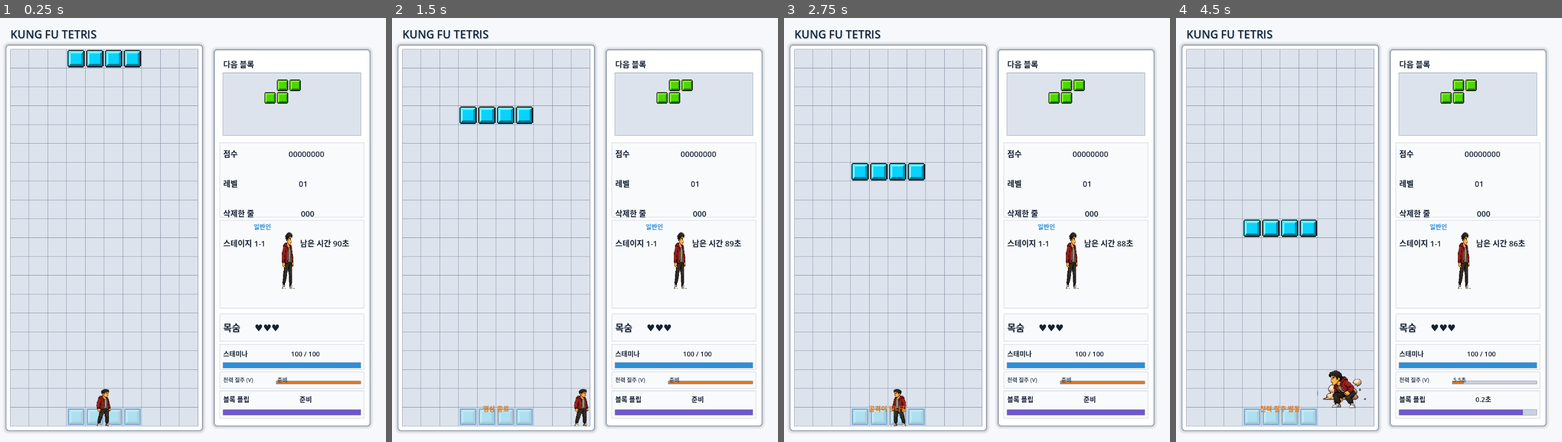
Above: before the commit, frames 1-4 (left to right).
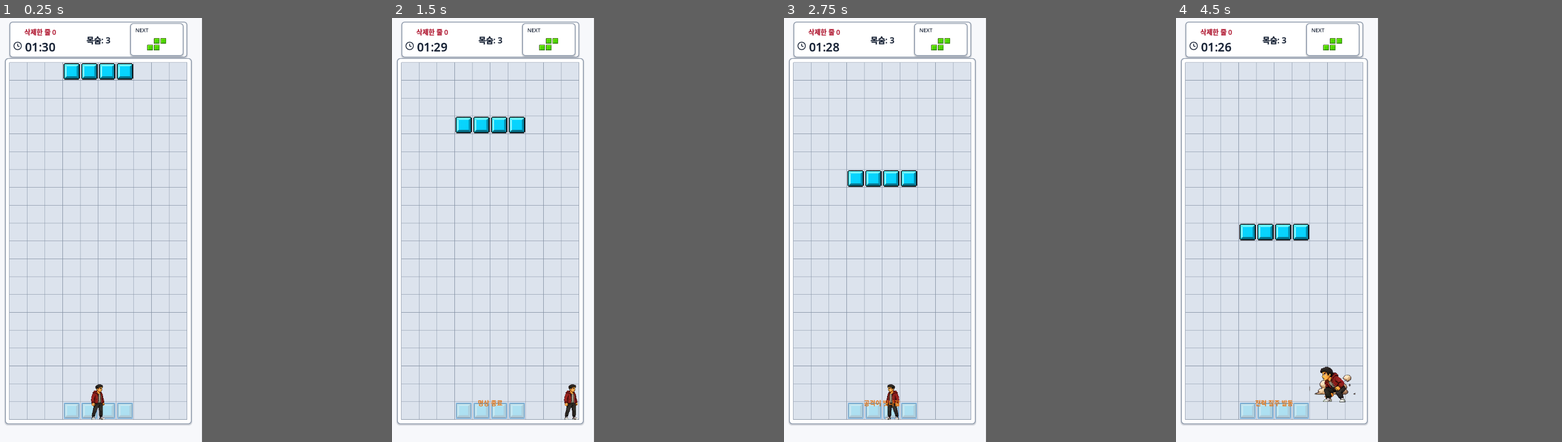
Above: after the commit, the same moments.

Repository: ydev2388/player_tetris
Game: Godot game, scene res://scenes/main.tscn
The game is run twice, just before and just after one commit, with the same random seed, the same clock (stepped at 60 frames per second) and the same inputs. This scene is started directly instead of the project's main scene.
Inputs (mouse positions are in pixels of both pictures, inside the frame that each line leads up to):
- Up to frame 1 (0.25 s): no input
- Up to frame 2 (1.5 s): tap Enter at 0.5 s; move the mouse to (669, 208) at 0.52 s; hold C (character_grab) 0.53-1.28 s; hold Right (character_right) from 0.53 s (still down); click (669, 208) at 0.67 s; tap Z (character_jump) at 0.77 s; move the mouse to (503, 251) at 1.27 s; tap Down (character_meditate) at 1.35 s
- Up to frame 3 (2.75 s): tap Z (character_jump) at 1.52 s; move the mouse to (1011, 136) at 2.02 s; release Right (character_right) at 2.03 s; hold Left (character_left) from 2.03 s (still down); tap X (character_punch) at 2.1 s
- Up to frame 4 (4.5 s): move the mouse to (1345, 314) at 2.77 s; release Left (character_left) at 2.78 s; hold Right (character_right) 2.78-4.28 s; tap S (character_rotation_kick) at 2.85 s; click (1345, 314) at 2.92 s; tap Z (character_jump) at 3.02, 3.77 s; move the mouse to (1484, 293) at 3.52 s; tap V (character_special) at 3.6 s; move the mouse to (1249, 166) at 4.27 s; hold Left (character_left) from 4.28 s (still down); tap Space at 4.35 s
In our replay, the window is 740x800 before the commit and 392x800 after it. These sizes can differ from the game's own. Grey fills any space a smaller window leaves; there, only what the larger window draws over its background counts as a difference.

The runs differ from the first frame. In frame 1, 22% of the frame differs, in the area x 1-97%, y 0-98%; in frame 2, 23%; in frame 3, 23%; in frame 4, 23%.

Commit message:
feat: adopt stage-system gameplay UI

Diff:
--- a/scenes/main.tscn
+++ b/scenes/main.tscn
@@ -54,6 +54,7 @@
 shape = SubResource("RectangleShape2D_character")
 
 [node name="Sprite" type="Sprite2D" parent="BoardPhysics/Character"]
+position = Vector2(0, 40)
 texture_filter = 1
 texture = ExtResource("5_character_texture")
 region_enabled = true
--- a/scripts/character_controller.gd
+++ b/scripts/character_controller.gd
@@ -2080,7 +2080,10 @@
 	sprite.region_enabled = true
 	sprite.region_rect = region
 	sprite.scale = target_size / region.size
-	sprite.position = ANIMATION_DATA.display_offset_for(character_id)
+	sprite.position = (
+		ANIMATION_DATA.display_offset_for(character_id)
+		+ MainLayout.BOARD_VISUAL_OFFSET
+	)
 
 
 ## 상황: sprite 표시와 픽셀 마스크 역매핑이 같은 화면 크기를 사용해야 할 때 호출한다.
--- a/scripts/game_view.gd
+++ b/scripts/game_view.gd
@@ -19,7 +19,8 @@
 const GAME_VIEWPORT_SIZE: Vector2i = MainLayout.GAME_VIEWPORT_SIZE
 const BOARD_ORIGIN: Vector2 = MainLayout.BOARD_ORIGIN
 const BOARD_SIZE: Vector2 = MainLayout.BOARD_SIZE
-const PANEL_RECT: Rect2 = MainLayout.HUD_RECT
+const HUD_RECT: Rect2 = Rect2(Vector2(40.0, 10.0), Vector2(480.0, 96.0))
+const NEXT_CARD_RECT: Rect2 = Rect2(Vector2(366.0, 14.0), Vector2(144.0, 88.0))
 const STAMINA_BAR_RECT: Rect2 = Rect2(584.0, 878.0, 352.0, 14.0)
 const SPECIAL_BAR_RECT: Rect2 = Rect2(720.0, 925.0, 216.0, 8.0)
 const ROTATION_BAR_RECT: Rect2 = Rect2(584.0, 998.0, 352.0, 14.0)
@@ -99,6 +100,9 @@
 
 # `_build_interface()`가 생성하고 `_refresh()`가 내용을 바꾸는 retained UI 노드.
 var _title_label: Label # 고정 게임 제목.
+var _lines_label: Label
+var _lives_label: Label
+var _timer_label: Label
 var _next_label: Label # 다음 블록 preview 제목.
 var _stats_label: Label # score/level/line 수치.
 var _life_label: Label # 큰 하트로 표시하는 현재 목숨.
@@ -154,17 +158,14 @@
 ## 결과: 그 frame의 controller/character 상태가 즉시-mode draw 명령으로 화면에 표현된다.
 func _draw() -> void:
 	draw_rect(Rect2(Vector2.ZERO, size), BACKGROUND_COLOR)
+	_draw_hud()
 	_draw_panel(Rect2(BOARD_ORIGIN - Vector2(12.0, 12.0), BOARD_SIZE + Vector2(24.0, 24.0)))
-	_draw_panel(PANEL_RECT)
 	_draw_board()
 	_draw_thorns()
 	_draw_binding()
 	_draw_character_skill_effects()
 	_draw_meditation_effect()
-	_draw_hud_sections()
 	_draw_next_piece()
-	_draw_character_card()
-	_draw_character_bars()
 	_draw_state_overlay()
 
 
@@ -173,69 +174,23 @@
 ##       → 각 Label별 shadow/alignment/z-index/line spacing을 설정.
 ## 결과: 이후 `_refresh()`가 참조할 멤버 Label들이 모두 유효해진다.
 func _build_interface() -> void:
-	_title_label = _create_label(
-		"KUNG FU TETRIS",
-		Vector2(40.0, 22.0),
-		Vector2(920.0, 42.0),
-		28,
-		TEXT_COLOR
-	)
-	_title_label.add_theme_color_override("font_shadow_color", Color(0.17, 0.56, 0.84, 0.24))
-	_title_label.add_theme_constant_override("shadow_offset_x", 2)
-	_title_label.add_theme_constant_override("shadow_offset_y", 2)
-
-	_next_label = _create_label(
-		"다음 블록",
-		Vector2(584.0, 102.0),
-		Vector2(352.0, 34.0),
-		20,
-		TEXT_COLOR
-	)
-	_stats_label = _create_label(
-		"",
-		Vector2(584.0, 330.0),
-		Vector2(352.0, 170.0),
-		20,
-		TEXT_COLOR
-	)
-	_stats_label.name = "StatsLabel"
-	_stats_label.add_theme_constant_override("line_spacing", 9)
-
-	_life_label = _create_label(
-		"",
-		Vector2(584.0, 770.0),
-		Vector2(352.0, 44.0),
-		24,
-		TEXT_COLOR
-	)
-	_life_label.name = "LifeLabel"
-
-	_stamina_label = _create_label(
-		"",
-		Vector2(584.0, 842.0),
-		Vector2(352.0, 30.0),
-		17,
-		TEXT_COLOR
-	)
-	_stamina_label.name = "StaminaLabel"
-
-	_punch_label = _create_label(
-		"",
-		Vector2(584.0, 910.0),
-		Vector2(352.0, 26.0),
-		14,
-		MUTED_TEXT_COLOR
-	)
-	_punch_label.name = "PunchLabel"
-
-	_rotation_label = _create_label(
-		"",
-		Vector2(584.0, 958.0),
-		Vector2(352.0, 30.0),
-		17,
-		TEXT_COLOR
-	)
-	_rotation_label.name = "RotationKickLabel"
+	_lines_label = _create_label("", Vector2(80.0, 24.0), Vector2(150.0, 24.0), 18, Color("#b4233b"))
+	_lines_label.name = "LinesLabel"
+	_lines_label.add_theme_constant_override("outline_size", 1)
+	_lines_label.add_theme_color_override("font_outline_color", Color("#b4233b"))
+	_lives_label = _create_label("", Vector2(205.0, 42.0), Vector2(150.0, 34.0), 22, TEXT_COLOR)
+	_lives_label.name = "LivesLabel"
+	_lives_label.horizontal_alignment = HORIZONTAL_ALIGNMENT_CENTER
+	_lives_label.add_theme_constant_override("outline_size", 1)
+	_lives_label.add_theme_color_override("font_outline_color", TEXT_COLOR)
+	_next_label = _create_label("NEXT", Vector2(380.0, 23.0), Vector2(72.0, 20.0), 14, TEXT_COLOR)
+	_next_label.name = "NextLabel"
+	_next_label.z_index = 5
+	_timer_label = _create_label("", Vector2(82.0, 55.0), Vector2(128.0, 38.0), 32, TEXT_COLOR)
+	_timer_label.name = "TimerLabel"
+	_timer_label.add_theme_constant_override("outline_size", 1)
+	_timer_label.add_theme_color_override("font_outline_color", TEXT_COLOR)
+	_timer_label.z_index = 5
 
 	_feedback_label = _create_label(
 		"",
@@ -336,8 +291,18 @@
 	style.set_border_width_all(2)
 	style.set_corner_radius_all(8)
 	style.shadow_color = Color(0.08, 0.13, 0.20, 0.18)
-	style.shadow_size = 8
+	style.shadow_size = 3
+	style.shadow_offset = Vector2(0.0, 2.0)
 	draw_style_box(style, rect)
+
+
+func _draw_hud() -> void:
+	_draw_panel(HUD_RECT)
+	_draw_panel(NEXT_CARD_RECT)
+	var clock_center: Vector2 = Vector2(62.0, 75.0)
+	draw_circle(clock_center, 10.0, TEXT_COLOR, false, 2.0, true)
+	draw_line(clock_center, clock_center + Vector2(0.0, -5.0), TEXT_COLOR, 2.0, true)
+	draw_line(clock_center, clock_center + Vector2(4.0, 2.0), TEXT_COLOR, 2.0, true)
 
 
 ## 상황: `_draw()`가 플레이 영역의 현재 셀 상태를 표현할 때 호출한다.
@@ -629,13 +594,21 @@
 ## 순서: preview 배경/외곽선 → 24px cell 크기/원점 계산 → 회전 0의 네 셀 draw.
 ## 결과: controller.next_type이 실제 spawn 전에 사용자에게 보인다.
 func _draw_next_piece() -> void:
-	var preview_rect: Rect2 = Rect2(Vector2(584.0, 140.0), Vector2(352.0, 160.0))
-	draw_rect(preview_rect, BOARD_COLOR)
-	draw_rect(preview_rect, GRID_COLOR, false, 1.0)
-
-	var preview_cell_size: float = 32.0
-	var preview_origin: Vector2 = preview_rect.position + Vector2(104.0, 16.0)
-	for local_cell: Vector2i in MainTetrominoData.get_cells(controller.next_type, 0):
+	var cells: Array[Vector2i] = MainTetrominoData.get_cells(controller.next_type, 0)
+	var minimum_cell: Vector2i = cells[0]
+	var maximum_cell: Vector2i = cells[0]
+	for local_cell: Vector2i in cells:
+		minimum_cell = minimum_cell.min(local_cell)
+		maximum_cell = maximum_cell.max(local_cell)
+	var footprint: Vector2i = maximum_cell - minimum_cell + Vector2i.ONE
+	var preview_cell_size: float = minf(
+		18.0,
+		minf(120.0 / float(footprint.x), 42.0 / float(footprint.y))
+	)
+	var preview_size: Vector2 = Vector2(footprint) * preview_cell_size
+	var preview_center: Vector2 = Vector2(438.0, 71.0)
+	var preview_origin: Vector2 = preview_center - preview_size * 0.5 - Vector2(minimum_cell) * preview_cell_size
+	for local_cell: Vector2i in cells:
 		var cell_rect: Rect2 = Rect2( # 이번 local cell의 preview 픽셀 영역.
 			preview_origin + Vector2(local_cell) * preview_cell_size,
 			Vector2.ONE * preview_cell_size
@@ -749,7 +722,10 @@
 ## 순서: PLAYING이면 조기 종료, 아니면 보드 전체에 반투명 검정 rect draw.
 ## 결과: 아래 게임 화면은 유지하면서 pause/game-over 상태를 시각적으로 분리한다.
 func _draw_state_overlay() -> void:
-	if controller.state == MainGameController.GameState.PLAYING:
+	if (
+		controller.state == MainGameController.GameState.PLAYING
+		or controller.state == MainGameController.GameState.BOSS_FALLING
+	):
 		return
 	draw_rect(Rect2(BOARD_ORIGIN, BOARD_SIZE), Color(0.01, 0.02, 0.04, 0.80))
 
@@ -797,48 +773,20 @@
 func _refresh() -> void:
 	if not is_node_ready():
 		return
-	_stats_label.text = (
-		"점수                         %08d\n\n레벨                              %02d\n\n삭제한 줄                       %03d"
-		% [controller.score, controller.level, controller.total_lines]
-	)
-
-	var stage_status: String = "보스 체력 %d / %d" % [
-		controller.boss_health,
-		MainGameController.BOSS_MAX_HEALTH,
-	] if controller.is_boss_stage() else "남은 시간 %d초" % ceili(controller.stage_time_remaining)
-	_stats_label.text += "\n\n스테이지 1-%d                 %s" % [
-		controller.stage_number,
-		stage_status,
-	]
-
-	var life_icons: String = "♥".repeat(character.lives) + "♡".repeat( # 남은/잃은 생명을 한 문자열로 표현.
-		MainCharacterController.MAX_LIVES - character.lives
-	)
-	var cooldown_text: String = ( # 블록 플립이 가능하면 "준비", 아니면 남은 초.
-		"준비"
-		if character.rotation_cooldown_remaining <= 0.0
-		else "%.1f초" % character.rotation_cooldown_remaining
-	)
-	_life_label.text = "목숨      %s" % life_icons
-	_stamina_label.text = "스태미나                         %03d / 100" % roundi(
-		character.stamina
-	)
-	var special_text: String = (
-		"준비"
-		if character.special_cooldown_remaining <= 0.0
-		else "%.1f초" % character.special_cooldown_remaining
-	)
-	_punch_label.text = "%s (V)                 %s" % [character.special_display_name(), special_text]
-	_rotation_label.text = "블록 플립                             %s" % cooldown_text
+	_refresh_boss_display()
+	_lines_label.text = "삭제한 줄 %d" % controller.total_lines
+	_lives_label.text = "목숨: %d" % character.lives
+	var remaining_seconds: int = ceili(controller.stage_time_remaining)
+	_timer_label.text = "%02d:%02d" % [remaining_seconds / 60, remaining_seconds % 60]
+	_timer_label.visible = controller.is_survival_stage()
 	var self_respawn_ratio: float = character.self_respawn_hold_ratio()
 	_self_respawn_panel.visible = self_respawn_ratio > 0.0
 	_self_respawn_fill.size.x = SELF_RESPAWN_BAR_RECT.size.x * self_respawn_ratio
 	_feedback_label.text = (
-		"자력 재스폰 준비 중  %d%%" % roundi(self_respawn_ratio * 100.0)
+		"자력 리스폰 준비 중 %d%%" % roundi(self_respawn_ratio * 100.0)
 		if self_respawn_ratio > 0.0
 		else character.feedback_text
 	)
-
 	match controller.state:
 		MainGameController.GameState.PAUSED:
 			_status_label.text = "일시정지\n\nP로 계속 · Esc로 메뉴"
@@ -848,8 +796,6 @@
 			_status_label.visible = true
 		_:
 			_status_label.visible = false
-
-	_refresh_boss_display()
 	queue_redraw()
 
 
--- a/scripts/main_layout.gd
+++ b/scripts/main_layout.gd
@@ -10,9 +10,10 @@
 const DISPLAY_SCALE: float = 1.5 # 원본 좌표를 실제 게임 화면으로 확대하는 비율.
 const CELL_SIZE: float = BASE_CELL_SIZE * DISPLAY_SCALE # 실제 화면/물리에서 쓰는 48px 셀 길이.
 const BOARD_SIZE: Vector2 = Vector2(10.0, 20.0) * CELL_SIZE # 숨은 행을 제외한 보드 표시 크기.
-const GAME_VIEWPORT_SIZE: Vector2i = Vector2i(1000, 1080) # 게임 모드의 논리 viewport 해상도.
-const BOARD_ORIGIN: Vector2 = Vector2(40.0, 80.0) # 보드 표시 영역의 좌상단 View 좌표.
-const HUD_RECT: Rect2 = Rect2(Vector2(560.0, 80.0), Vector2(400.0, 960.0)) # 우측 HUD panel 영역.
+const GAME_VIEWPORT_SIZE: Vector2i = Vector2i(560, 1140) # feat/stage-system 게임 화면 규격.
+const BOARD_ORIGIN: Vector2 = Vector2(40.0, 120.0) # 상단 스테이지 HUD 아래 보드 좌표.
+const BOARD_PHYSICS_ORIGIN: Vector2 = Vector2(40.0, 80.0) # 기존 판정을 유지하는 물리 좌표.
+const BOARD_VISUAL_OFFSET: Vector2 = BOARD_ORIGIN - BOARD_PHYSICS_ORIGIN
 
 
 ## 상황: 32px 기준 scalar를 5차 표시 좌표로 바꿀 때 호출된다.
